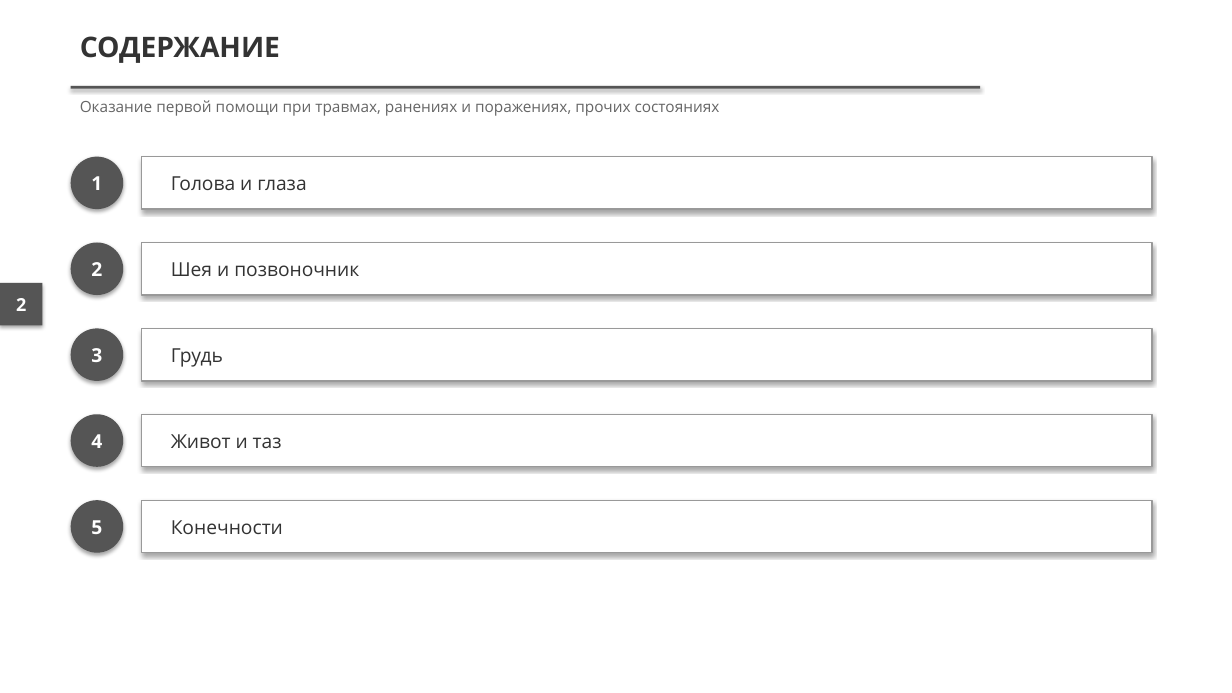
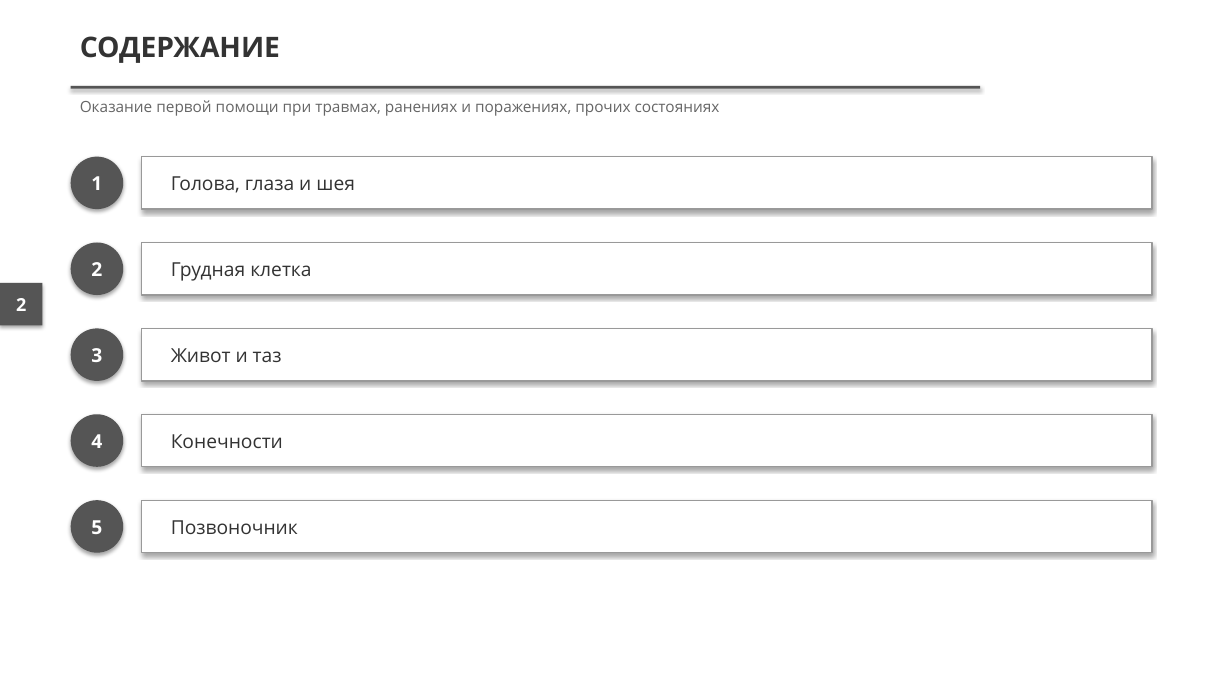
Before and after one commit to lysakalenushka-hash/-, a slide deck: slide 2 of presentations/out/Травмы различных областей тела.pptx. Drawn at 1232x693 pixels with LibreOffice and Linux fonts; fonts in the diff are those of the drawing. Boxes give left, top, right and bottom in pixels: in the first picture for what was removed or moved away, otherwise in the second. Text is boxed around its words. In the diff, an @@ line names an element or a change of style, - is before the commit and + after.

```diff
--- a/presentations/out/Травмы различных областей тела.pptx
+++ b/presentations/out/Травмы различных областей тела.pptx
@@ text at <box>171,176,355,193</box>: text changed @@
-Голова и глаза
+Голова, глаза и шея
@@ text at <box>171,262,311,281</box>: text changed @@
-Шея и позвоночник
+Грудная клетка
@@ text "Живот и таз": place and size @@
-text "Живот и таз" at <box>171,434,282,448</box>
+text "Живот и таз" at <box>171,348,282,362</box>
@@ text removed at <box>171,348,223,367</box> @@
-Грудь
@@ text "Конечности": place and size @@
-text "Конечности" at <box>171,520,283,534</box>
+text "Конечности" at <box>171,434,283,448</box>
@@ text added at <box>171,520,298,534</box>, 15 pt, text #333333 @@
+Позвоночник
```
Also in this commit, not shown: 4 other slides changed, 12 slides added, 4 slides removed, 50 other files.
